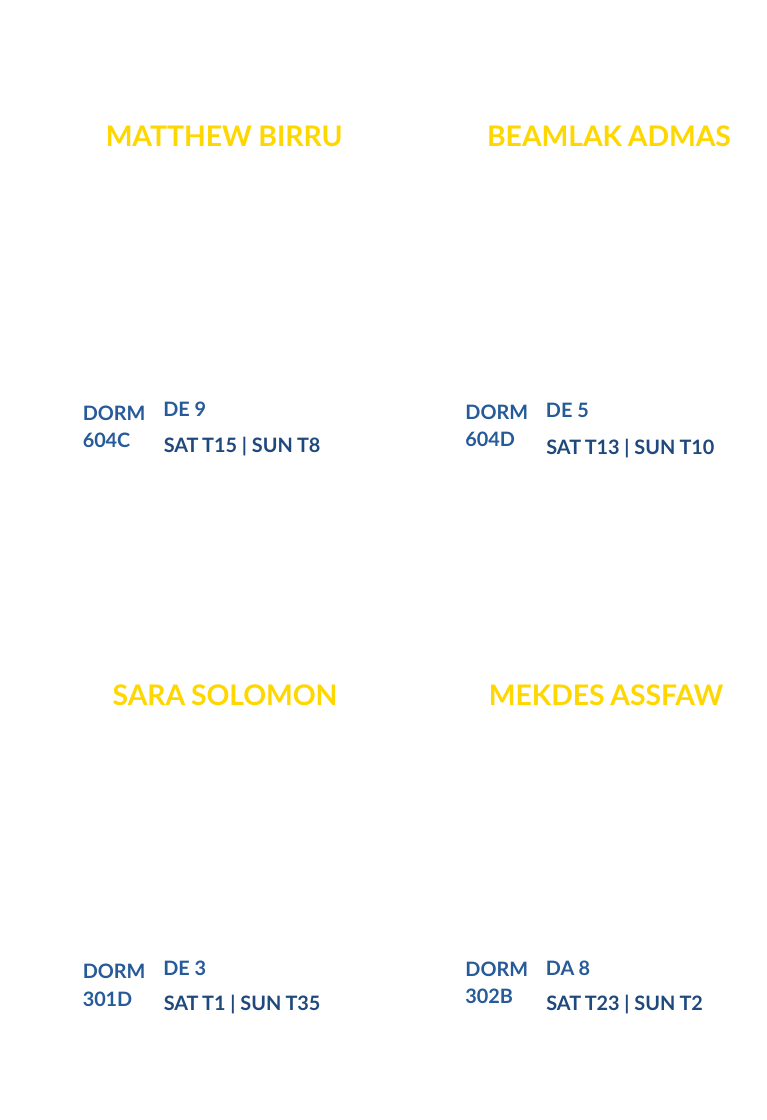
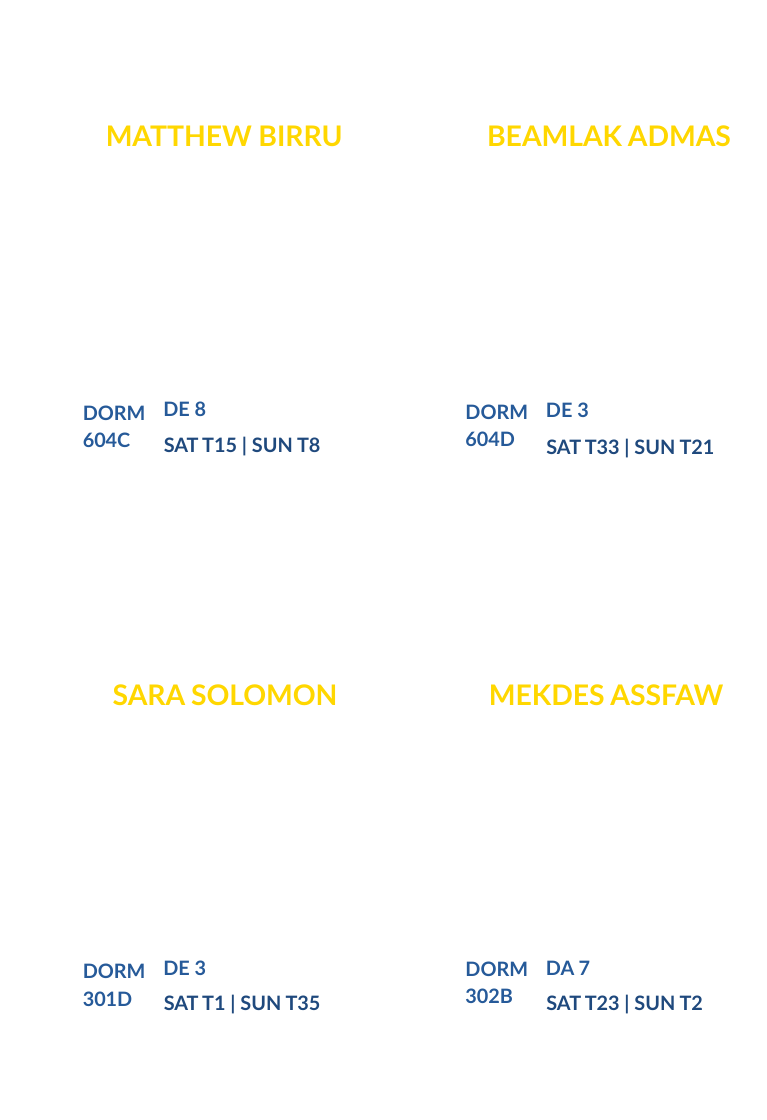
Before and after one commit to nahom8423/campusministry, a slide deck: slide 81 of output/filled_badges.pptx. Drawn at 767x1120 pixels with LibreOffice and Linux fonts; fonts in the diff are those of the drawing. Boxes give left, top, right and bottom in pixels: in the first picture for what was removed or moved away, otherwise in the second. Text is boxed around its words. In the diff, an @@ line names an element or a change of style, - is before the commit and + after.

```diff
--- a/output/filled_badges.pptx
+++ b/output/filled_badges.pptx
@@ text at <box>163,401,207,416</box>: text changed @@
-DE 9
+DE 8
@@ text at <box>546,402,589,417</box>: text changed @@
-DE 5
+DE 3
@@ text at <box>546,439,715,454</box>: text changed @@
-SAT T13 | SUN T10
+SAT T33 | SUN T21
@@ text at <box>546,960,591,975</box>: text changed @@
-DA 8
+DA 7
```
Also in this commit, not shown: 83 other slides changed, 3 other files.
